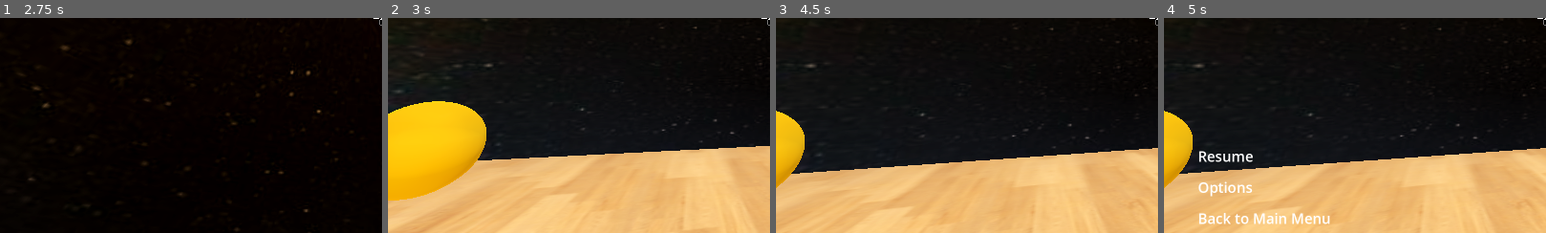
Above: before the commit, frames 1-4 (left to right).
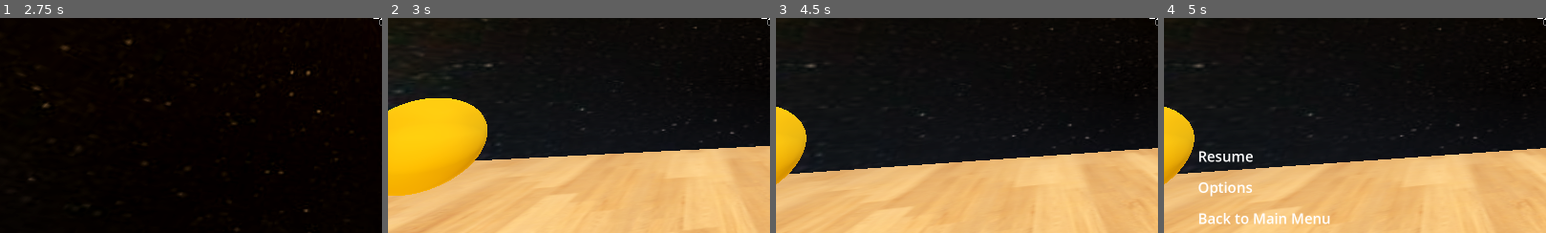
Above: after the commit, the same moments.

Repository: Aishgadol/Molecule1
Game: Godot game, scene res://Scenes/start_menu.tscn
The game is run twice, just before and just after one commit, with the same random seed, the same clock (stepped at 60 frames per second) and the same inputs. The engine's default icon, where the game draws it, is replaced by a stand-in: a white triangle on a blue panel in a dark square. Sound files missing from this copy of the repository are replaced by a short silence.
Inputs (mouse positions are % of the whole screen's width and height, from its top left):
- Up to frame 1 (2.75 s): click "Start" at 0.5 s; move the mouse to (45, 70) at 1.27 s; click (45, 70) at 1.42 s; move the mouse to (80, 65) at 2.02 s; click (80, 65) at 2.17 s
- Up to frame 2 (3 s): move the mouse to (42, 49) at 2.77 s; click (42, 49) at 2.92 s
- Up to frame 3 (4.5 s): tap Enter at 3.5 s; move the mouse to (51, 50) at 3.52 s; click (51, 50) at 3.67 s; tap Space at 4.25 s; move the mouse to (46, 48) at 4.27 s; click (46, 48) at 4.42 s
- Up to frame 4 (5 s): tap Escape (pause) at 4.9 s
The pictures show only the part of the screen within x 0-50%, y 50-100%; the shares and areas given below are measured in that part.

Frame 1 is identical in both runs. In frame 2, 0.9% of the frame differs, in the area x 0-26%, y 37-85%; in frame 3, 0.3%; in frame 4, 0.3%.

Commit message:
fixed something

Diff:
--- a/Scenes/start_menu.tscn
+++ b/Scenes/start_menu.tscn
@@ -274,10 +274,6 @@
 "values": [Vector2(0, 0), Vector2(-375, 0)]
 }
 
-[sub_resource type="Animation" id="Animation_1pw3w"]
-resource_name = "slide_out"
-length = 1.5
-
 [sub_resource type="Animation" id="Animation_plhud"]
 resource_name = "fade_to_black"
 length = 1.25
@@ -317,6 +313,10 @@
 "update": 0,
 "values": [Color(1, 1, 1, 1), Color(1, 1, 1, 0.2), Color(1, 1, 1, 0)]
 }
+
+[sub_resource type="Animation" id="Animation_1pw3w"]
+resource_name = "slide_out"
+length = 1.5
 
 [sub_resource type="AnimationLibrary" id="AnimationLibrary_dvhxk"]
 _data = {
--- a/Scenes/world.tscn
+++ b/Scenes/world.tscn
@@ -43,6 +43,17 @@
 material = SubResource("StandardMaterial3D_vqho6")
 radius = 4.0
 height = 8.0
+radial_segments = 32
+rings = 64
+
+[sub_resource type="StandardMaterial3D" id="StandardMaterial3D_ol7sq"]
+transparency = 1
+cull_mode = 1
+
+[sub_resource type="SphereMesh" id="SphereMesh_pu2xm"]
+material = SubResource("StandardMaterial3D_ol7sq")
+radius = 4.25
+height = 8.5
 radial_segments = 32
 rings = 64
 
@@ -208,6 +219,10 @@
 [node name="MeshInstance3D" type="MeshInstance3D" parent="World/Level/blueball"]
 mesh = SubResource("SphereMesh_evs0k")
 
+[node name="aura" type="MeshInstance3D" parent="World/Level/blueball"]
+visible = false
+mesh = SubResource("SphereMesh_pu2xm")
+
 [node name="greenball" type="RigidBody3D" parent="World/Level" groups=["grabbable", "mergeable"]]
 transform = Transform3D(1, 0, 0, 0, 1, 0, 0, 0, 1, -2.26846, 25.6803, -33.0818)
 gravity_scale = 0.0
@@ -218,6 +233,10 @@
 [node name="MeshInstance3D" type="MeshInstance3D" parent="World/Level/greenball"]
 mesh = SubResource("SphereMesh_8j85c")
 
+[node name="aura" type="MeshInstance3D" parent="World/Level/greenball"]
+visible = false
+mesh = SubResource("SphereMesh_pu2xm")
+
 [node name="whiteball" type="RigidBody3D" parent="World/Level" groups=["grabbable", "mergeable"]]
 transform = Transform3D(1, 0, 0, 0, 1, 0, 0, 0, 1, 23.1051, 13.0547, 18.5985)
 gravity_scale = 0.0
@@ -228,8 +247,12 @@
 [node name="MeshInstance3D" type="MeshInstance3D" parent="World/Level/whiteball"]
 mesh = SubResource("SphereMesh_ijd4f")
 
+[node name="aura" type="MeshInstance3D" parent="World/Level/whiteball"]
+visible = false
+mesh = SubResource("SphereMesh_pu2xm")
+
 [node name="yellowball" type="RigidBody3D" parent="World/Level" groups=["grabbable", "mergeable"]]
-transform = Transform3D(1, 0, 0, 0, 1, 0, 0, 0, 1, 23.1051, 4.05473, 34.5984)
+transform = Transform3D(1, 0, 0, 0, 1, 0, 0, 0, 1, 23.1051, 4.37934, 34.5984)
 gravity_scale = 0.0
 
 [node name="CollisionShape3D" type="CollisionShape3D" parent="World/Level/yellowball"]
@@ -238,6 +261,10 @@
 [node name="MeshInstance3D" type="MeshInstance3D" parent="World/Level/yellowball"]
 mesh = SubResource("SphereMesh_ny6lm")
 
+[node name="aura" type="MeshInstance3D" parent="World/Level/yellowball"]
+visible = false
+mesh = SubResource("SphereMesh_pu2xm")
+
 [node name="redball" type="RigidBody3D" parent="World/Level" groups=["grabbable", "mergeable"]]
 transform = Transform3D(1, 0, 0, 0, 1, 0, 0, 0, 1, 32.6693, 23.0108, -33.7789)
 gravity_scale = 0.0
@@ -248,6 +275,10 @@
 [node name="MeshInstance3D" type="MeshInstance3D" parent="World/Level/redball"]
 mesh = SubResource("SphereMesh_kwlrb")
 
+[node name="aura" type="MeshInstance3D" parent="World/Level/redball"]
+visible = false
+mesh = SubResource("SphereMesh_pu2xm")
+
 [node name="grayball" type="RigidBody3D" parent="World/Level" groups=["grabbable", "mergeable"]]
 transform = Transform3D(1, 0, 0, 0, 1, 0, 0, 0, 1, -32.3307, 25.5093, 3.22114)
 gravity_scale = 0.0
@@ -258,6 +289,10 @@
 [node name="MeshInstance3D" type="MeshInstance3D" parent="World/Level/grayball"]
 mesh = SubResource("SphereMesh_sv018")
 
+[node name="aura" type="MeshInstance3D" parent="World/Level/grayball"]
+visible = false
+mesh = SubResource("SphereMesh_pu2xm")
+
 [node name="pinkball" type="RigidBody3D" parent="World/Level" groups=["grabbable", "mergeable"]]
 transform = Transform3D(1, 0, 0, 0, 1, 0, 0, 0, 1, -20.3307, 5.0108, -29.7789)
 gravity_scale = 0.0
@@ -268,6 +303,10 @@
 [node name="MeshInstance3D" type="MeshInstance3D" parent="World/Level/pinkball"]
 mesh = SubResource("SphereMesh_7m86i")
 
+[node name="aura" type="MeshInstance3D" parent="World/Level/pinkball"]
+visible = false
+mesh = SubResource("SphereMesh_pu2xm")
+
 [node name="orangeball" type="RigidBody3D" parent="World/Level" groups=["grabbable", "mergeable"]]
 transform = Transform3D(1, 0, 0, 0, 1, 0, 0, 0, 1, -31.3307, 5.0108, 14.2211)
 gravity_scale = 0.0
@@ -278,6 +317,10 @@
 [node name="MeshInstance3D" type="MeshInstance3D" parent="World/Level/orangeball"]
 mesh = SubResource("SphereMesh_ifb4w")
 
+[node name="aura" type="MeshInstance3D" parent="World/Level/orangeball"]
+visible = false
+mesh = SubResource("SphereMesh_pu2xm")
+
 [node name="AudioStreamPlayer" type="AudioStreamPlayer" parent="World"]
 
 [node name="PauseMenu" parent="." instance=ExtResource("5_4j80j")]
--- a/Scripts/Camera.gd
+++ b/Scripts/Camera.gd
@@ -8,6 +8,7 @@
 var grabbed_object =null
 var ray_cast:RayCast3D
 var grab_distance:float=0.0
+var aura=null
 
 # Track the vertical rotation
 var vertical_rotation: float = 0.0
@@ -15,6 +16,12 @@
 #min/max distance
 var min_distance : float=8.0
 var max_distance: float = 50.0
+
+
+#colors
+var white_color : Color = Color(1,1,1) #white
+var yellow_color: Color = Color(1,1,0) #yellow
+var time_passed :float =0.0  #auxiliry var to help with graduale aura color changing
 
 func _ready():
 	# Hide the mouse cursor and capture it
@@ -35,7 +42,10 @@
 					grab_distance=(grabbed_object.global_transform.origin-global_transform.origin).length()
 					var target_pos=global_transform.origin+global_transform.basis.z*-1*grab_distance
 					grabbed_object.global_transform.origin=target_pos
-					print("you are now holding: ",grabbed_object.name)
+					aura = grabbed_object.get_node("aura")
+					if aura:
+						aura.visible=true
+
 
 		if grabbed_object!=null:
 			#grab_distance=(grabbed_object.global_transform.origin-global_transform.origin).length()
@@ -48,6 +58,9 @@
 			#world script needs to handle the intersection logic
 			root.check_for_merge(grabbed_object)
 			#release obj if button isnt pressed
+			#aura = grabbed_object.get_node("aura")
+			if aura:
+				aura.visible=false
 			grabbed_object=null
 
 func _on_Area3D_body_entered(body):
--- a/Scripts/world.gd
+++ b/Scripts/world.gd
@@ -61,6 +61,7 @@
 				#create ew atom (sphere for now, maybe molecule later) at the midpoint of intersections
 				level.add_child(new_object)
 				new_object.global_transform.origin=midpoint
+				new_object.get_node("aura").visible=false
 
 				#clean up explosion instance
 				explosion_instance.queue_free()
Not shown: 1 places in Scenes/world.tscn that only renumber resources
